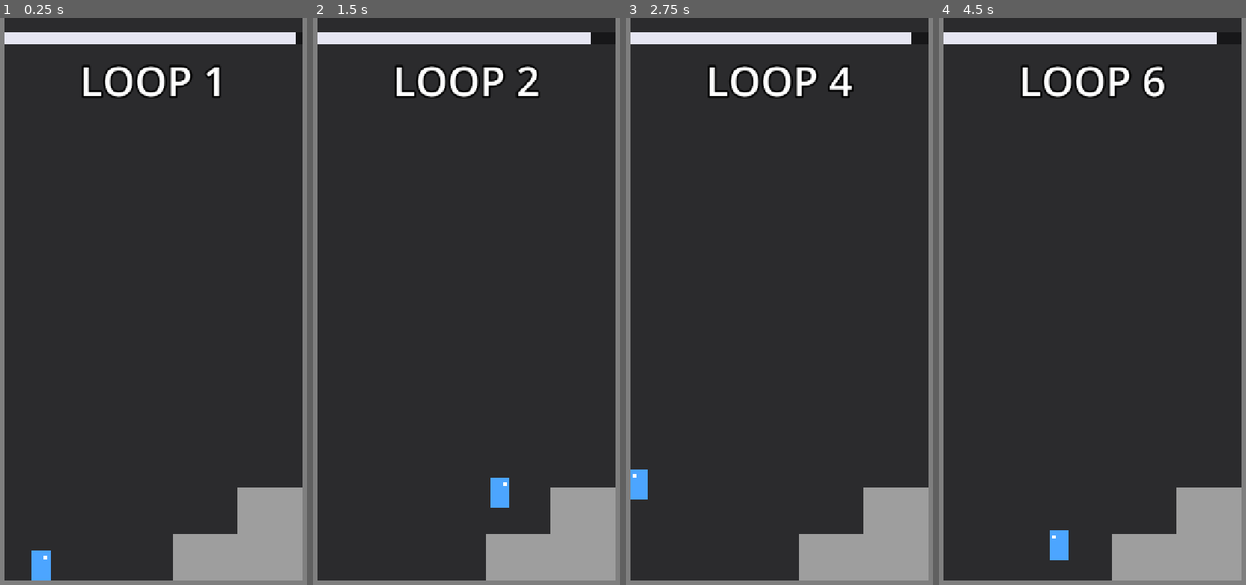
Above: before the commit, frames 1-4 (left to right).
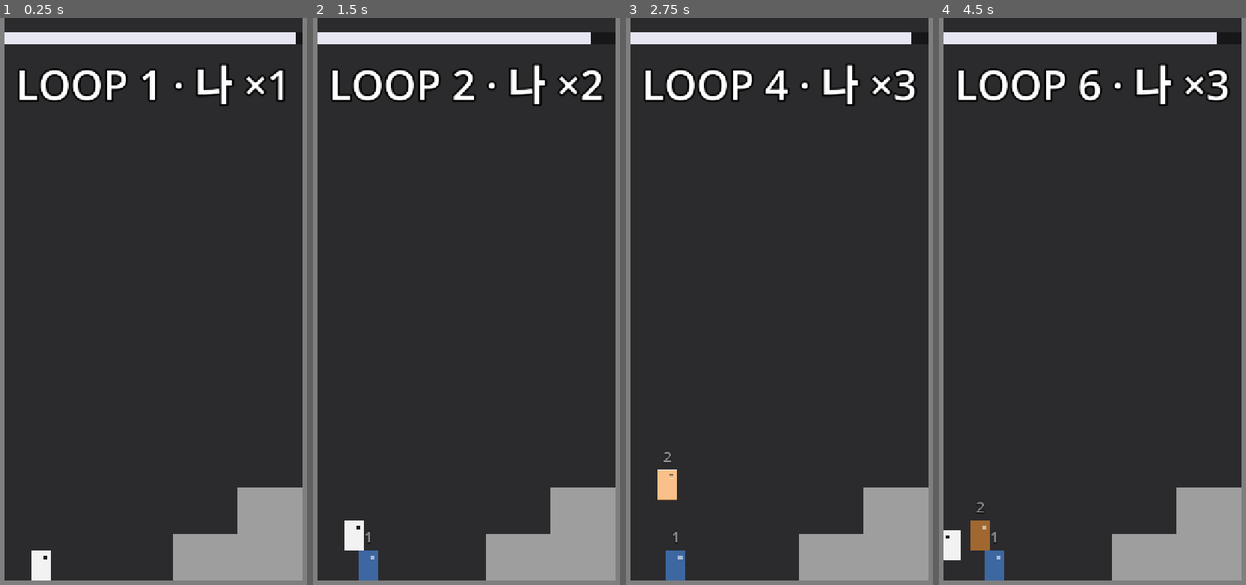
Above: after the commit, the same moments.

Repository: djkdb/echo-loop
Game: Godot game, scene res://game/main.tscn
The game is run twice, just before and just after one commit, with the same random seed, the same clock (stepped at 60 frames per second) and the same inputs.
Inputs:
- Up to frame 1 (0.25 s): no input
- Up to frame 2 (1.5 s): tap Enter at 0.5 s; hold D (move_right) from 0.53 s (still down); tap R (end_loop) at 0.6 s; tap Space (jump) at 0.77, 0.8, 1.07, 1.35 s
- Up to frame 3 (2.75 s): tap Space (jump) at 1.52, 1.82, 2.3 s; tap R (end_loop) at 1.55, 2.1 s; release D (move_right) at 2.03 s; hold A (move_left) from 2.03 s (still down)
- Up to frame 4 (4.5 s): release A (move_left) at 2.78 s; hold D (move_right) 2.78-4.28 s; tap E (interact) at 2.85 s; tap Space (jump) at 3.02, 3.32, 3.77, 3.8, 4.07, 4.35 s; tap R (end_loop) at 3.05, 3.6 s; hold A (move_left) from 4.28 s (still down)

The runs differ from the first frame. In frame 1, 3.3% of the frame differs, in the area x 6-93%, y 8-100%; in frame 2, 4.1%; in frame 3, 4.1%; in frame 4, 4.4%, in the area x 1-95%, y 8-100%.

Commit message:
feat: ghost recording and replay
- actors/ghost.tscn/.gd: AnimatableBody2D(sync_to_physics), layer ghost / mask world
  - setup(frames, number), reset(), T번째 틱에 frames[T-1]로 이동, flip 반영
  - 이동 전 test_move로 막힘 검사 → alive=false, 숨김, 충돌 끄기, collapsed
  - 녹화가 루프보다 짧으면 마지막 위치에 실체를 유지한 채 정지
  - 반투명, 머리 위 번호, 1 파랑 / 2 주황
- LoopManager: loop_ended 시점(리셋 전)에 recording 깊은 복사로 고스트 생성
  (max_ghosts 기본 2), restart_stage는 고스트 전부 즉시 제거
- 처리 순서: Ghost -20 → Player -10 → LoopManager 100
- Player
  - 리셋 순간 누르고 있던 이동·점프 키는 뗐다 다시 눌러야 인식
  - 루프 시작 때 스폰에서 겹친 고스트는 떨어질 때까지 통과(밀려남 방지)
  - 리셋 후 바닥·플랫폼 상태 갱신(밟고 있던 고스트의 리셋 순간이동 속도로 튕겨나가는 버그 방지)
  - 충돌 모양을 고스트와 body_shape.tres로 공유, 몸 색을 흰색으로(고스트 1 파랑과 구분)
- HUD: "LOOP n · 나 ×n"

Co-Authored-By: Claude Opus 5.5 <noreply@anthropic.com>
Claude-Session: https://claude.ai/code/session_012uqn4BG6ySUPafZFc9J89x

Diff:
--- /dev/null
+++ b/actors/body_shape.tres
@@ -0,0 +1,4 @@
+[gd_resource type="RectangleShape2D" format=3 uid="uid://7rdaefbhpdxi"]
+
+[resource]
+size = Vector2(40, 64)
--- /dev/null
+++ b/actors/ghost.gd
@@ -0,0 +1,86 @@
+class_name Ghost
+extends AnimatableBody2D
+## 과거의 나. 녹화된 위치를 틱마다 그대로 따라가고, 길이 막히면 패러독스로 붕괴한다.
+##
+## 실행 순서: process_physics_priority = -20 으로 Player(-10)보다 먼저 돈다.
+## sync_to_physics라 위치는 어차피 모든 _physics_process가 끝난 뒤 물리 스텝에서 반영되지만,
+## 붕괴(충돌 끄기)는 즉시 적용되므로 먼저 돌아야 "T틱에 붕괴 = T틱부터 못 밟음"이 된다.
+
+## 녹화 경로가 지형에 막혀 이번 루프에서 붕괴했을 때.
+signal collapsed
+
+const COLORS: Array[Color] = [Color(0.3, 0.6, 1.0, 1), Color(1.0, 0.6, 0.2, 1)]
+
+var number: int = 1
+var alive: bool = true
+## 이번 틱에 가기로 한 위치. sync_to_physics라 global_position은 물리 스텝 뒤에야 따라오므로,
+## 리셋 직후 겹침 판정처럼 "지금 어디로 가 있는가"가 필요하면 이 값을 쓴다.
+var replay_position: Vector2 = Vector2.ZERO
+
+var _frames: Array[Dictionary] = []
+## 이번 루프에서 처리한 틱 수. T번째 틱(1부터)에 frames[T - 1]로 간다.
+var _tick: int = 0
+
+@onready var _shape: CollisionShape2D = $CollisionShape2D
+@onready var _visual: Node2D = $Visual
+@onready var _body: Polygon2D = $Visual/Body
+@onready var _number_label: Label = $NumberLabel
+
+
+## 트리에 넣기 전에 호출한다. frames는 이미 깊은 복사된 녹화여야 한다(Player가 리셋 때 원본을 비움).
+func setup(frames: Array[Dictionary], ghost_number: int) -> void:
+	_frames = frames
+	number = ghost_number
+	# top_level이라 position이 곧 전역 좌표. 트리에 들어가기 전에 시작 위치에 두면
+	# 첫 진입이 순간이동(거대한 kinematic 속도)으로 계산되지 않는다.
+	if not _frames.is_empty():
+		position = _frames[0]["pos"]
+		replay_position = position
+
+
+func _ready() -> void:
+	# 아키텍처 규칙 5: 위치를 물리 스텝에 동기화해야 위에 선 Player가 플랫폼처럼 같이 움직인다.
+	sync_to_physics = true
+	add_to_group("resettable")
+	# Player가 루프 시작 때 겹친 고스트를 찾아 잠시 통과시키는 데 쓴다.
+	add_to_group("ghosts")
+	_body.color = COLORS[(number - 1) % COLORS.size()]
+	_number_label.text = str(number)
+
+
+func _physics_process(_delta: float) -> void:
+	if not alive or _frames.is_empty():
+		return
+	# 녹화보다 루프가 길면(R로 일찍 끝낸 녹화) 마지막 위치에 실체를 유지한 채 멈춘다.
+	var frame: Dictionary = _frames[mini(_tick, _frames.size() - 1)]
+	_tick += 1
+	var target: Vector2 = frame["pos"]
+	# sync_to_physics에서 global_position은 직전 물리 스텝 결과(= 지금 실제로 있는 곳)다.
+	var motion: Vector2 = target - global_position
+	# 녹화 당시엔 지나간 길이 지금 지형(mask = world)에 막혔는지 이동 전에 검사한다.
+	if motion != Vector2.ZERO and test_move(global_transform, motion):
+		_collapse()
+		return
+	global_position = target
+	replay_position = target
+	_visual.scale.x = -1.0 if frame["flip"] else 1.0
+
+
+func reset() -> void:
+	_tick = 0
+	alive = true
+	show()
+	_shape.disabled = false
+	if _frames.is_empty():
+		return
+	global_position = _frames[0]["pos"]
+	replay_position = _frames[0]["pos"]
+	_visual.scale.x = -1.0 if _frames[0]["flip"] else 1.0
+
+
+func _collapse() -> void:
+	alive = false
+	hide()
+	# 숨기기만 하면 보이지 않는 발판이 남는다. 같은 틱에 Player가 밟지 못하도록 충돌도 즉시 끈다.
+	_shape.disabled = true
+	collapsed.emit()
--- /dev/null
+++ b/actors/ghost.tscn
@@ -0,0 +1,36 @@
+[gd_scene format=3 uid="uid://rm4fyujolkha"]
+
+[ext_resource type="Script" uid="uid://djiwoowsqks7u" path="res://actors/ghost.gd" id="1_ghost"]
+[ext_resource type="Shape2D" uid="uid://7rdaefbhpdxi" path="res://actors/body_shape.tres" id="2_shape"]
+
+[node name="Ghost" type="AnimatableBody2D"]
+process_physics_priority = -20
+top_level = true
+modulate = Color(1, 1, 1, 0.55)
+collision_layer = 4
+script = ExtResource("1_ghost")
+
+[node name="CollisionShape2D" type="CollisionShape2D" parent="."]
+shape = ExtResource("2_shape")
+
+[node name="Visual" type="Node2D" parent="."]
+
+[node name="Body" type="Polygon2D" parent="Visual"]
+color = Color(0.3, 0.6, 1, 1)
+polygon = PackedVector2Array(-20, -32, 20, -32, 20, 32, -20, 32)
+
+[node name="Eye" type="Polygon2D" parent="Visual"]
+color = Color(1, 1, 1, 1)
+polygon = PackedVector2Array(6, -22, 14, -22, 14, -14, 6, -14)
+
+[node name="NumberLabel" type="Label" parent="."]
+offset_left = -30.0
+offset_top = -84.0
+offset_right = 30.0
+offset_bottom = -38.0
+theme_override_colors/font_outline_color = Color(0, 0, 0, 1)
+theme_override_constants/outline_size = 8
+theme_override_font_sizes/font_size = 32
+text = "1"
+horizontal_alignment = 1
+vertical_alignment = 1
--- a/actors/player.gd
+++ b/actors/player.gd
@@ -10,6 +10,8 @@
 @export var coyote_seconds: float = 0.1
 @export var jump_buffer_seconds: float = 0.1
 
+const HOLD_BLOCKED_ACTIONS: Array[StringName] = [&"move_left", &"move_right", &"jump"]
+
 ## 고스트가 그대로 따라갈 경로. 입력이 아니라 위치를 남겨야 환경이 조금 달라져도 경로가 어긋나지 않는다.
 ## 항목: {"pos": Vector2, "flip": bool, "interact": bool}
 var recording: Array[Dictionary] = []
@@ -20,8 +22,13 @@
 var _coyote_ticks_left: int = 0
 var _jump_buffer_ticks_left: int = 0
 var _flip: bool = false
+## 리셋 순간 누르고 있던 키. 한 번 뗄 때까지 무시해서 루프 끝의 입력이 다음 루프로 새지 않게 한다.
+var _held_on_reset: Array[StringName] = []
+## 루프 시작 때 같은 스폰에서 겹쳐 있는 고스트. 겹친 채로 충돌하면 밀려나므로 떨어질 때까지 통과시킨다.
+var _passthrough_ghosts: Array[Ghost] = []
 
 @onready var _visual: Node2D = $Visual
+@onready var _shape: CollisionShape2D = $CollisionShape2D
 
 
 func _ready() -> void:
@@ -32,7 +39,9 @@
 
 
 func _physics_process(delta: float) -> void:
-	var direction: float = Input.get_axis("move_left", "move_right")
+	_unblock_released_actions()
+	_restore_separated_ghosts()
+	var direction: float = _action_strength(&"move_right") - _action_strength(&"move_left")
 	velocity.x = direction * move_speed
 	if direction != 0.0:
 		_flip = direction < 0.0
@@ -60,16 +69,22 @@
 	_jump_buffer_ticks_left = 0
 	_flip = false
 	_visual.scale.x = 1.0
+	_held_on_reset.clear()
+	for action: StringName in HOLD_BLOCKED_ACTIONS:
+		if Input.is_action_pressed(action):
+			_held_on_reset.append(action)
+	_pass_through_all_ghosts()
 	if spawn_point == null:
 		push_warning("Player.spawn_point가 비어 있어 현재 위치에서 시작한다.")
-		return
-	global_position = spawn_point.global_position
+	else:
+		global_position = spawn_point.global_position
+	_refresh_contact_state()
 
 
 func _update_jump() -> void:
 	if is_on_floor():
 		_coyote_ticks_left = _coyote_ticks
-	if Input.is_action_just_pressed("jump"):
+	if Input.is_action_just_pressed("jump") and not _held_on_reset.has(&"jump"):
 		_jump_buffer_ticks_left = _jump_buffer_ticks
 
 	if _coyote_ticks_left > 0 and _jump_buffer_ticks_left > 0:
@@ -82,3 +97,64 @@
 		_coyote_ticks_left -= 1
 	if _jump_buffer_ticks_left > 0:
 		_jump_buffer_ticks_left -= 1
+
+
+func _unblock_released_actions() -> void:
+	for action: StringName in _held_on_reset.duplicate():
+		if not Input.is_action_pressed(action):
+			_held_on_reset.erase(action)
+
+
+func _action_strength(action: StringName) -> float:
+	if _held_on_reset.has(action):
+		return 0.0
+	return Input.get_action_strength(action)
+
+
+## CharacterBody2D는 직전 move_and_slide의 바닥·플랫폼 정보를 다음 move_and_slide에서 쓴다.
+## 리셋으로 순간이동하면 그 정보가 낡아서, 루프 끝에 밟고 있던 고스트가 리셋 위치로 순간이동하는
+## 속도를 플랫폼 속도로 받아 튕겨 나간다. 플랫폼 속도를 무시한 채 제자리 이동을 한 번 해서 새로 계산한다.
+## (덤으로 첫 틱의 is_on_floor()가 이전 루프 상태에 좌우되지 않게 된다.)
+func _refresh_contact_state() -> void:
+	var floor_layers: int = platform_floor_layers
+	var wall_layers: int = platform_wall_layers
+	platform_floor_layers = 0
+	platform_wall_layers = 0
+	velocity = Vector2.ZERO
+	move_and_slide()
+	velocity = Vector2.ZERO
+	platform_floor_layers = floor_layers
+	platform_wall_layers = wall_layers
+
+
+func _pass_through_all_ghosts() -> void:
+	for ghost: Ghost in _passthrough_ghosts:
+		if is_instance_valid(ghost):
+			remove_collision_exception_with(ghost)
+	_passthrough_ghosts.clear()
+	# call_group 순서상 고스트가 아직 리셋되기 전일 수 있어 여기서는 겹침을 판정할 수 없다.
+	# 일단 전부 통과시키고, 매 틱 _restore_separated_ghosts에서 떨어진 고스트부터 다시 충돌시킨다.
+	for node: Node in get_tree().get_nodes_in_group("ghosts"):
+		var ghost: Ghost = node as Ghost
+		add_collision_exception_with(ghost)
+		_passthrough_ghosts.append(ghost)
+
+
+func _restore_separated_ghosts() -> void:
+	if _passthrough_ghosts.is_empty():
+		return
+	var my_rect: Rect2 = _shape.shape.get_rect()
+	my_rect.position += global_position
+	for ghost: Ghost in _passthrough_ghosts.duplicate():
+		if not is_instance_valid(ghost):
+			_passthrough_ghosts.erase(ghost)
+			continue
+		# Player와 고스트는 같은 body_shape.tres를 쓰므로 같은 사각형으로 겹침을 본다.
+		# 고스트가 먼저 돌아 replay_position은 이번 스텝에 갈 곳, global_position은 지금 물리 공간에 있는 곳이다.
+		# 둘 다에서 떨어져야 다시 충돌시켜도 밀려나지 않는다.
+		var base_rect: Rect2 = _shape.shape.get_rect()
+		var now_rect: Rect2 = Rect2(base_rect.position + ghost.global_position, base_rect.size)
+		var next_rect: Rect2 = Rect2(base_rect.position + ghost.replay_position, base_rect.size)
+		if not my_rect.intersects(now_rect) and not my_rect.intersects(next_rect):
+			remove_collision_exception_with(ghost)
+			_passthrough_ghosts.erase(ghost)
--- a/actors/player.tscn
+++ b/actors/player.tscn
@@ -1,9 +1,7 @@
 [gd_scene format=3 uid="uid://br3ucd37ria6"]
 
 [ext_resource type="Script" uid="uid://dd63st8vvwjv1" path="res://actors/player.gd" id="1_player"]
-
-[sub_resource type="RectangleShape2D" id="RectangleShape2D_body"]
-size = Vector2(40, 64)
+[ext_resource type="Shape2D" uid="uid://7rdaefbhpdxi" path="res://actors/body_shape.tres" id="2_shape"]
 
 [node name="Player" type="CharacterBody2D"]
 process_physics_priority = -10
@@ -12,14 +10,14 @@
 script = ExtResource("1_player")
 
 [node name="CollisionShape2D" type="CollisionShape2D" parent="."]
-shape = SubResource("RectangleShape2D_body")
+shape = ExtResource("2_shape")
 
 [node name="Visual" type="Node2D" parent="."]
 
 [node name="Body" type="Polygon2D" parent="Visual"]
-color = Color(0.3, 0.65, 1, 1)
+color = Color(0.95, 0.95, 0.95, 1)
 polygon = PackedVector2Array(-20, -32, 20, -32, 20, 32, -20, 32)
 
 [node name="Eye" type="Polygon2D" parent="Visual"]
-color = Color(1, 1, 1, 1)
+color = Color(0.1, 0.1, 0.12, 1)
 polygon = PackedVector2Array(6, -22, 14, -22, 14, -14, 6, -14)
--- a/game/loop_manager.gd
+++ b/game/loop_manager.gd
@@ -5,19 +5,25 @@
 ## 실행 순서: process_physics_priority = 100 으로 Player(-10)보다 "나중에" 돈다.
 ## 그래야 한 틱 안에서 Player 이동·녹화 → 틱 카운트·종료 판정 → 리셋 순서가 되어,
 ## 루프가 끝나는 순간 recording 길이가 정확히 loop_ticks가 되고
-## loop_ended를 받는 쪽(다음 단계의 고스트 생성)이 리셋 전 녹화를 읽을 수 있다.
+## 고스트 생성이 리셋 전 녹화를 그대로 복사할 수 있다.
 
-## 루프가 끝나고 리셋 직전에 발생. 인자는 증가된 뒤의(= 다음) 루프 번호.
+## 루프가 끝나고 리셋 직전에 발생(새 고스트는 이미 추가된 뒤). 인자는 증가된 뒤의(= 다음) 루프 번호.
 signal loop_ended(loop_index: int)
 ## Shift+R로 스테이지를 처음부터 다시 시작했을 때(리셋 직전) 발생.
 signal stage_restarted
 
 @export var loop_seconds: float = 10.0
+@export var max_ghosts: int = 2
+@export var player: Player
+@export var ghosts_root: Node2D
+@export var ghost_scene: PackedScene
 
 var loop_ticks: int = 0
 ## 이번 루프에서 지난 물리 틱 수 (0 ~ loop_ticks).
 var tick: int = 0
 var loop_index: int = 1
+
+var _ghosts: Array[Ghost] = []
 
 
 func _ready() -> void:
@@ -38,20 +44,41 @@
 
 func end_loop() -> void:
 	loop_index += 1
+	_spawn_ghost()
 	loop_ended.emit(loop_index)
 	_reset_all()
 
 
 func restart_stage() -> void:
 	loop_index = 1
+	for ghost: Ghost in _ghosts:
+		# queue_free만 하면 프레임 끝까지 트리·물리 공간에 남아 reset 대상이 되고 밟힐 수도 있다.
+		# 먼저 트리에서 빼서 즉시 물리 공간에서도 사라지게 한다.
+		ghosts_root.remove_child(ghost)
+		ghost.queue_free()
+	_ghosts.clear()
 	stage_restarted.emit()
 	_reset_all()
+
+
+func ghost_count() -> int:
+	return _ghosts.size()
 
 
 func remaining_ticks() -> int:
 	return maxi(loop_ticks - tick, 0)
 
 
+func _spawn_ghost() -> void:
+	if _ghosts.size() >= max_ghosts or player.recording.is_empty():
+		return
+	var ghost: Ghost = ghost_scene.instantiate() as Ghost
+	# 깊은 복사: Player.reset()이 recording을 비우므로 참조를 넘기면 고스트 데이터도 사라진다.
+	ghost.setup(player.recording.duplicate(true), _ghosts.size() + 1)
+	ghosts_root.add_child(ghost)
+	_ghosts.append(ghost)
+
+
 func _reset_all() -> void:
 	tick = 0
 	get_tree().call_group("resettable", "reset")
--- a/game/main.tscn
+++ b/game/main.tscn
@@ -3,6 +3,7 @@
 [ext_resource type="PackedScene" uid="uid://br3ucd37ria6" path="res://actors/player.tscn" id="1_player"]
 [ext_resource type="Script" uid="uid://dkspvijfesdvj" path="res://game/loop_manager.gd" id="2_loop"]
 [ext_resource type="PackedScene" uid="uid://bbhw52j86weeg" path="res://ui/hud.tscn" id="3_hud"]
+[ext_resource type="PackedScene" uid="uid://rm4fyujolkha" path="res://actors/ghost.tscn" id="4_ghost"]
 
 [sub_resource type="RectangleShape2D" id="RectangleShape2D_floor"]
 size = Vector2(720, 80)
@@ -77,12 +78,17 @@
 [node name="SpawnPoint" type="Marker2D" parent="."]
 position = Vector2(120, 1160)
 
+[node name="Ghosts" type="Node2D" parent="."]
+
 [node name="Player" parent="." node_paths=PackedStringArray("spawn_point") instance=ExtResource("1_player")]
 spawn_point = NodePath("../SpawnPoint")
 
-[node name="LoopManager" type="Node" parent="."]
+[node name="LoopManager" type="Node" parent="." node_paths=PackedStringArray("player", "ghosts_root")]
 process_physics_priority = 100
 script = ExtResource("2_loop")
+player = NodePath("../Player")
+ghosts_root = NodePath("../Ghosts")
+ghost_scene = ExtResource("4_ghost")
 
 [node name="HUD" parent="." node_paths=PackedStringArray("loop_manager") instance=ExtResource("3_hud")]
 loop_manager = NodePath("../LoopManager")
--- a/ui/hud.gd
+++ b/ui/hud.gd
@@ -1,6 +1,6 @@
 class_name Hud
 extends CanvasLayer
-## 남은 시간 바와 "LOOP n" 표시. 게임 상태는 읽기만 하므로 _process(연출)에서 갱신한다.
+## 남은 시간 바와 "LOOP n · 나 ×n" 표시. 게임 상태는 읽기만 하므로 _process(연출)에서 갱신한다.
 
 @export var loop_manager: LoopManager
 @export var warning_seconds: float = 3.0
@@ -24,4 +24,4 @@
 	# 왼쪽 끝을 기준으로 줄어들도록 크기 대신 scale.x를 쓴다(앵커·오프셋을 건드리지 않음).
 	_fill.scale.x = float(remaining) / float(loop_manager.loop_ticks)
 	_fill.color = warning_color if remaining <= _warning_ticks else bar_color
-	_loop_label.text = "LOOP %d" % loop_manager.loop_index
+	_loop_label.text = "LOOP %d · 나 ×%d" % [loop_manager.loop_index, loop_manager.ghost_count() + 1]
Not shown, added: actors/ghost.gd.uid
